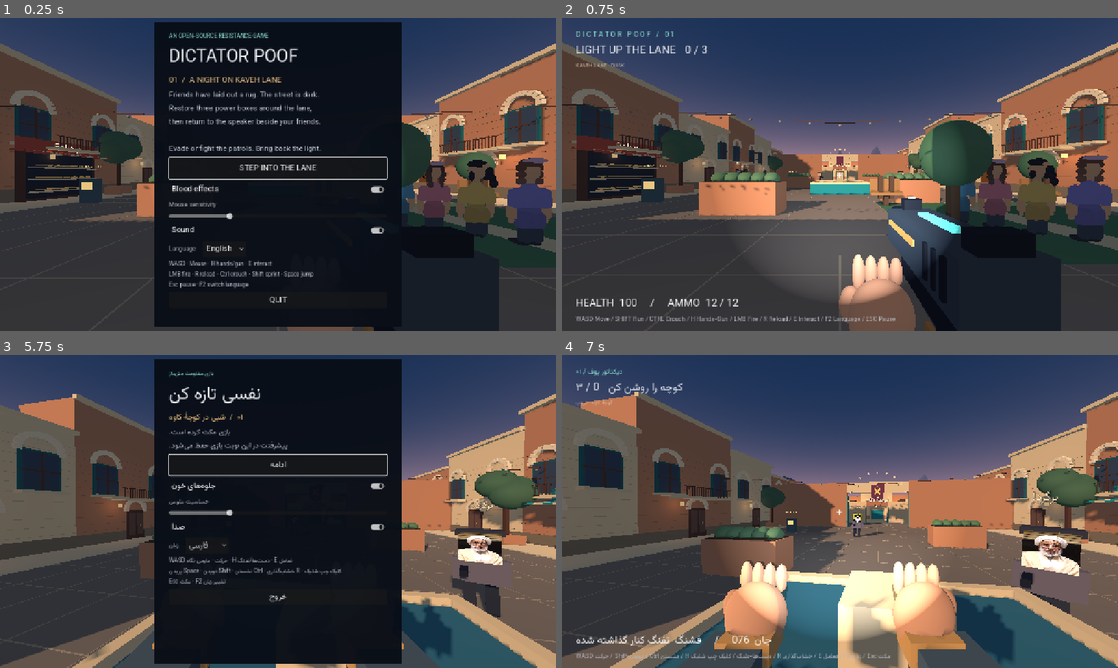
Above: before the commit, frames 1-4 (two rows, left to right).
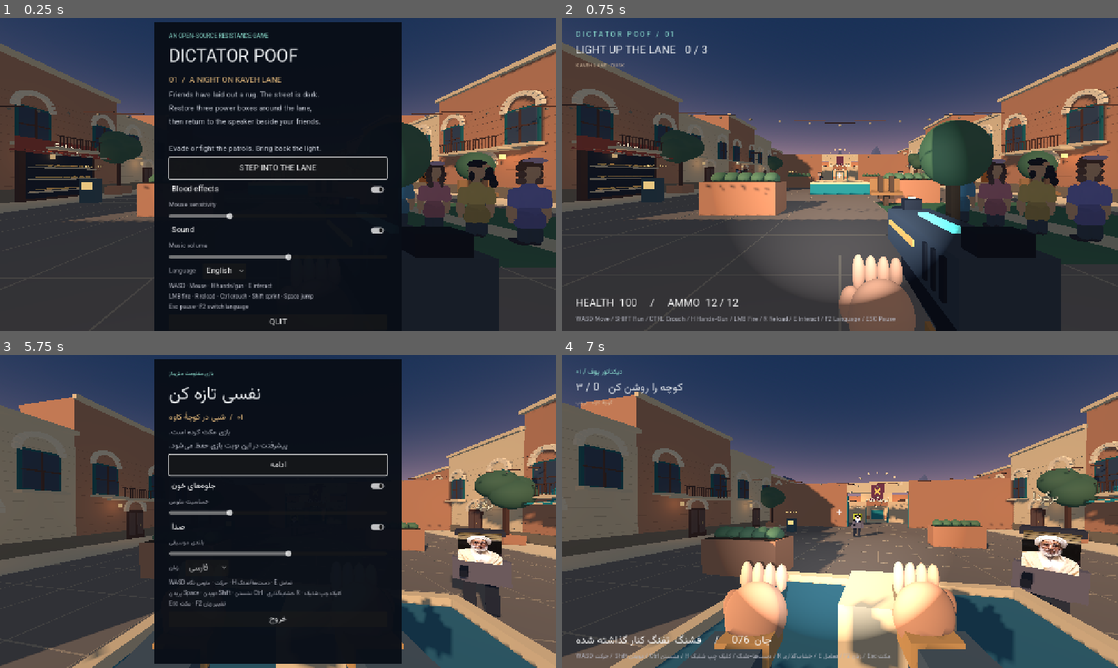
Above: after the commit, the same moments.

Repository: autrin/Dictator-Poof
Game: Godot game, scene res://scenes/main.tscn
Same seed, same stepped clock (60 frames per second), same inputs: the game is played once before the commit and once after it. Sound files missing from this copy of the repository are replaced by a short silence.
Inputs (mouse positions are in pixels of both pictures, inside the frame that each line leads up to):
- Up to frame 1 (0.25 s): no input
- Up to frame 2 (0.75 s): click "STEP INTO THE LANE" at 0.5 s
- Up to frame 3 (5.75 s): tap Enter at 1.25 s; move the mouse to (305, 511) at 1.27 s; hold Ctrl (crouch) 1.28-2.03 s; hold W (forward) from 1.28 s (still down); tap Space (jump) at 1.52, 2.27, 3.77, 4.52, 5.27 s; click (305, 511) at 1.55 s; move the mouse to (250, 511) at 2.02 s; click (250, 511) at 2.1 s; tap H (holster) at 2.3, 2.85, 5.3 s; move the mouse to (289, 505) at 2.77 s; tap E (interact) at 3.05, 3.6 s; move the mouse to (272, 517) at 3.52 s; click (272, 517) at 3.67 s; tap Ctrl (crouch) at 3.8 s; move the mouse to (316, 514) at 4.27 s; hold Ctrl (crouch) 4.28-5.03 s; click (316, 514) at 4.55 s; tap F2 (language) at 4.9 s; move the mouse to (233, 508) at 5.02 s; click (233, 508) at 5.1 s; tap Escape (pause) at 5.65 s
- Up to frame 4 (7 s): move the mouse to (867, 511) at 5.77 s; release W (forward) at 5.78 s; hold S (back) 5.78-6.5 s; tap H (holster) at 5.85 s; click (867, 511) at 5.92 s; tap E (interact) at 6.05 s; tap R (reload) at 6.4 s; click "ادامه" at 6.5 s

The runs differ from the first frame. In frame 1, 2.2% of the frame differs, in the area x 27-68%, y 71-100%; in frame 2, nothing differs; in frame 3, 1.4%; in frame 4, nothing differs.

Commit message:
Implement a great Iranian song to the background

Diff:
--- /dev/null
+++ b/scripts/background_music.gd
@@ -0,0 +1,21 @@
+extends AudioStreamPlayer
+
+const SCORE := preload("res://assets/audio/esfahan_opening.wav")
+const INTRO_SECONDS := 2.4
+
+func _ready() -> void:
+	name = "Background music"
+	var track: AudioStreamWAV = SCORE.duplicate()
+	track.loop_mode = AudioStreamWAV.LOOP_FORWARD
+	track.loop_begin = roundi(INTRO_SECONDS * track.mix_rate)
+	track.loop_end = roundi(track.get_length() * track.mix_rate)
+	stream = track
+
+func start_or_resume() -> void:
+	if stream_paused:
+		stream_paused = false
+	elif not playing:
+		play()
+
+func set_mix(enabled: bool, level: float) -> void:
+	volume_db = linear_to_db(level) if enabled and level > 0.0 else -80.0
--- a/scripts/game.gd
+++ b/scripts/game.gd
@@ -6,6 +6,7 @@
 const WorldScript := preload("res://scripts/world.gd")
 const HudScript := preload("res://scripts/hud.gd")
 const Locale := preload("res://scripts/localization.gd")
+const BackgroundMusic := preload("res://scripts/background_music.gd")
 
 var player: CharacterBody3D
 var world: Node3D
@@ -23,7 +24,15 @@
 var beat := 0
 var started := false
 var blood_enabled := true
-var sound_enabled := true
+var sound_enabled := true:
+	set(value):
+		sound_enabled = value
+		update_music_mix()
+var music_volume := 0.55:
+	set(value):
+		music_volume = clampf(value, 0.0, 1.0)
+		update_music_mix()
+var music: AudioStreamPlayer
 var sensitivity := 0.002
 var hit_marker := 0.0
 var hurt_flash := 0.0
@@ -38,6 +47,9 @@
 func _ready() -> void:
 	load_settings()
 	configure_input()
+	music = BackgroundMusic.new()
+	add_child(music)
+	update_music_mix()
 	build_run()
 	hud = HudScript.new()
 	hud.game = self
@@ -60,6 +72,8 @@
 		InputMap.action_add_event("fire", click)
 
 func build_run() -> void:
+	if is_instance_valid(music):
+		music.stop()
 	if is_instance_valid(world):
 		world.free()
 	if is_instance_valid(player):
@@ -127,6 +141,7 @@
 		build_run()
 	started = true
 	active = true
+	music.start_or_resume()
 	hud.hide_menu()
 	player.update_viewmodel()
 
@@ -152,7 +167,12 @@
 
 func pause_run() -> void:
 	active = false
+	music.stream_paused = true
 	hud.show_menu("pause")
+
+func update_music_mix() -> void:
+	if is_instance_valid(music):
+		music.set_mix(sound_enabled, music_volume)
 
 func localize(key: String) -> String:
 	return Locale.text(language, key)
@@ -270,6 +290,7 @@
 		return
 	active = false
 	ended = true
+	music.stream_paused = true
 	victory = won
 	if won:
 		world.celebrate()
@@ -329,12 +350,14 @@
 		language = saved_language if saved_language == "en" or saved_language == "fa" else "en"
 		blood_enabled = bool(config.get_value("preferences", "blood", true))
 		sound_enabled = bool(config.get_value("preferences", "sound", true))
+		music_volume = float(config.get_value("preferences", "music_volume", 0.55))
 		sensitivity = clampf(float(config.get_value("preferences", "sensitivity", 0.002)), 0.0005, 0.006)
 
 func save_settings() -> void:
 	var config := ConfigFile.new()
 	config.set_value("preferences", "blood", blood_enabled)
 	config.set_value("preferences", "sound", sound_enabled)
+	config.set_value("preferences", "music_volume", music_volume)
 	config.set_value("preferences", "sensitivity", sensitivity)
 	config.set_value("preferences", "language", language)
 	var result := config.save("user://settings.cfg")
--- a/scripts/hud.gd
+++ b/scripts/hud.gd
@@ -23,6 +23,8 @@
 var hud_place: Label
 var sensitivity_label: Label
 var sound_button: CheckButton
+var music_label: Label
+var music_slider: HSlider
 var language_label: Label
 var language_picker: OptionButton
 var quit_button: Button
@@ -139,6 +141,16 @@
 		game.sound_enabled = enabled
 		game.save_settings())
 	column.add_child(sound_button)
+	music_label = text(column, "", 14, Color("b3b5c0"))
+	music_slider = HSlider.new()
+	music_slider.min_value = 0.0
+	music_slider.max_value = 1.0
+	music_slider.step = 0.01
+	music_slider.value = game.music_volume
+	music_slider.value_changed.connect(func(value: float):
+		game.music_volume = value
+		game.save_settings())
+	column.add_child(music_slider)
 	var language_row := HBoxContainer.new()
 	language_row.add_theme_constant_override("separation", 16)
 	column.add_child(language_row)
@@ -180,6 +192,7 @@
 	blood_button.text = game.localize("blood")
 	sensitivity_label.text = game.localize("sensitivity")
 	sound_button.text = game.localize("sound")
+	music_label.text = game.localize("music_volume")
 	language_label.text = game.localize("language")
 	language_picker.select(1 if game.language == "fa" else 0)
 	hint.text = game.localize("hint")
--- a/scripts/localization.gd
+++ b/scripts/localization.gd
@@ -2,6 +2,7 @@
 ## All text visible to players. English is the default; Persian remains selectable.
 
 const STRINGS := {
+	"music_volume": ["Music volume", "بلندی موسیقی"],
 	"brand": ["DICTATOR POOF", "دیکتاتور پوف"],
 	"tagline": ["AN OPEN-SOURCE RESISTANCE GAME", "بازی مقاومت متن‌باز"],
 	"chapter": ["01  /  A NIGHT ON KAVEH LANE", "۰۱  /  شبی در کوچهٔ کاوه"],
--- /dev/null
+++ b/tests/background_music.gd
@@ -0,0 +1,99 @@
+extends SceneTree
+
+class TestGame extends "res://scripts/game.gd":
+	var settings_saves := 0
+
+	func load_settings() -> void:
+		sound_enabled = true
+		music_volume = 0.55
+
+	func save_settings() -> void:
+		settings_saves += 1
+
+var failures := 0
+
+func _initialize() -> void:
+	call_deferred("run")
+
+func check(condition: bool, message: String) -> void:
+	if condition:
+		print("PASS: ", message)
+	else:
+		failures += 1
+		push_error("FAIL: " + message)
+
+func settle() -> void:
+	await physics_frame
+	await physics_frame
+	await process_frame
+
+func run() -> void:
+	var game := TestGame.new()
+	root.add_child(game)
+	await settle()
+	var music: AudioStreamPlayer = game.music
+	var track: AudioStreamWAV = music.stream
+	check(not music.playing and not game.started, "title screen is silent")
+	check(track.stereo and track.format == AudioStreamWAV.FORMAT_16_BITS, "soundtrack is stereo 16-bit PCM")
+	check(is_equal_approx(track.get_length(), 40.8), "soundtrack contains 2.4-second entry and 38.4-second theme")
+	check(track.loop_mode == AudioStreamWAV.LOOP_FORWARD, "theme uses engine-level looping")
+	check(track.loop_begin == 52920 and track.loop_end == 899640, "loop excludes the opening flourish")
+	check(track.data.count(0) < track.data.size() / 2, "soundtrack contains non-silent samples")
+	check(is_equal_approx(db_to_linear(music.volume_db), 0.55), "default music level is applied")
+	game.start_or_resume()
+	await settle()
+	check(music.playing and not music.stream_paused, "entering gameplay starts music")
+	music.seek(8.0)
+	await settle()
+	game.pause_run()
+	var paused_at := music.get_playback_position()
+	await settle()
+	check(music.stream_paused and is_equal_approx(music.get_playback_position(), paused_at), "pause holds the playback position")
+	game.start_or_resume()
+	await settle()
+	check(not music.stream_paused and music.get_playback_position() >= paused_at - 0.05, "resume does not restart the entry")
+	game.sound_enabled = false
+	check(music.volume_db <= -80.0, "Sound off mutes music immediately")
+	var effect_count := game.effects.get_child_count()
+	game.play_tone(440.0, 0.1, 0.2)
+	check(game.effects.get_child_count() == effect_count, "Sound off also blocks sound effects")
+	game.sound_enabled = true
+	game.hud.music_slider.value = 0.25
+	check(is_equal_approx(game.music_volume, 0.25) and is_equal_approx(db_to_linear(music.volume_db), 0.25), "music slider changes only background level")
+	check(game.settings_saves == 1, "music slider requests a settings save")
+	game.music_volume = 0.0
+	check(music.volume_db <= -80.0 and game.sound_enabled, "zero music volume leaves sound effects enabled")
+	game.play_tone(440.0, 0.1, 0.2)
+	check(game.effects.get_child_count() == effect_count + 1, "effects still play while background music is silent")
+	game.music_volume = 2.0
+	check(is_equal_approx(game.music_volume, 1.0), "music level is clamped")
+	game.music_volume = 0.0
+	music.seek(track.get_length() - 0.04)
+	OS.delay_msec(250)
+	await settle()
+	check(music.playing, "playback remains active after the repeat boundary")
+	check(music.get_playback_position() >= 2.4 and music.get_playback_position() < 4.0, "repeat returns to the theme instead of the entry flourish")
+	game._notification(Node.NOTIFICATION_APPLICATION_FOCUS_OUT)
+	check(music.stream_paused and not game.active, "focus loss pauses music and gameplay together")
+	game.start_or_resume()
+	game.finish(false)
+	check(music.stream_paused, "result menu suspends music")
+	game.start_or_resume()
+	await settle()
+	check(game.music == music and music.playing and music.get_playback_position() < 1.0, "death retry reuses one player and restarts the flourish")
+	game.finish(true)
+	check(music.stream_paused, "victory menu suspends music")
+	game.start_or_resume()
+	check(music.playing and not music.stream_paused, "joining friends resumes music")
+	game.restart_mission()
+	await settle()
+	check(music.playing and music.get_playback_position() < 1.0, "replay restarts the flourish")
+	game.set_language("fa", false)
+	check(game.hud.music_label.text == "بلندی موسیقی", "music label switches to Persian live")
+	game.set_language("en", false)
+	check(game.hud.music_label.text == "Music volume", "music label switches back to English")
+	await settle()
+	check(game.hud.menu.position.y >= 0.0 and game.hud.menu.get_rect().end.y <= 720.0, "expanded settings menu fits the 720p viewport")
+	print("RESULT: ", failures, " failure(s)")
+	game.free()
+	quit(0 if failures == 0 else 1)
Not shown, added: assets/audio/esfahan_opening.wav.import
Not shown, added: scripts/background_music.gd.uid
Not shown, added: tests/background_music.gd.uid
Not shown, changed: README.md
Not shown, changed: THIRD_PARTY_NOTICES.md
Not shown, added: assets/audio/esfahan_opening.wav
Not shown, added: docs/MUSIC.md
Not shown, added: tools/render_music.py
